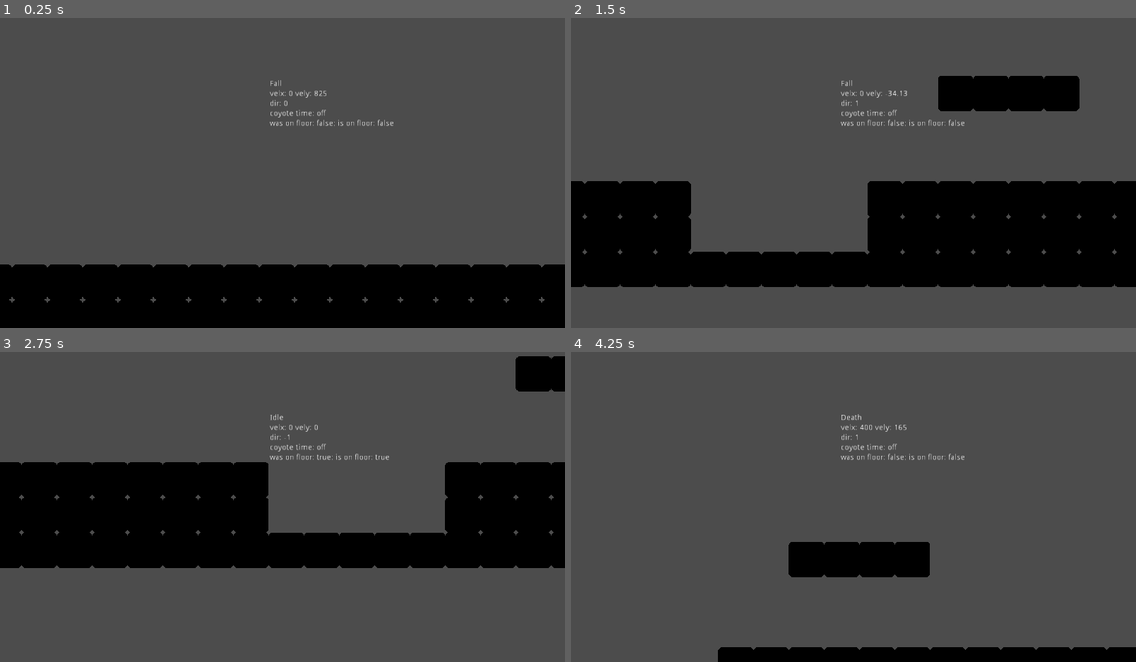
Above: before the commit, frames 1-4 (two rows, left to right).
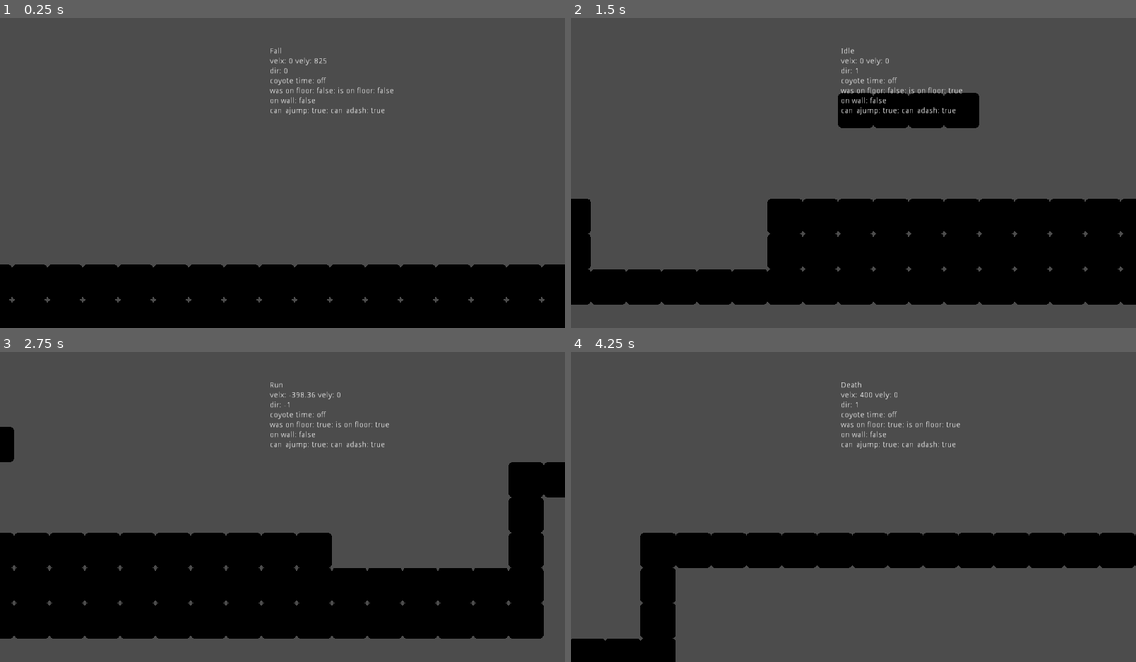
Above: after the commit, the same moments.

Repository: azylazide/godot-player-statemachine
Game: Godot game, scene res://fsm/fsm.tscn
Same seed, same stepped clock (60 frames per second), same inputs: the game is played once before the commit and once after it. The engine's default icon, where the game draws it, is replaced by a stand-in: a white triangle on a blue panel in a dark square.
Inputs:
- Up to frame 1 (0.25 s): no input
- Up to frame 2 (1.5 s): hold X (dash) 0.53-1.28 s; hold Right (right) from 0.53 s (still down); tap Up (jump) at 0.77, 0.8, 1.07, 1.35 s
- Up to frame 3 (2.75 s): tap Up (jump) at 1.52, 1.82, 2.3 s; tap X (dash) at 1.55 s; release Right (right) at 2.03 s; hold Left (left) from 2.03 s (still down); hold X (dash) from 2.03 s (still down)
- Up to frame 4 (4.25 s): release Left (left) at 2.78 s; release X (dash) at 2.78 s; hold Right (right) from 2.78 s (still down); tap X (dash) at 2.85 s; tap Up (jump) at 3.02, 3.32 s; hold Up (jump) from 3.53 s (still down); tap Escape (debug_esc) at 4.15 s

The runs differ from the first frame. In frame 1, 0.7% of the frame differs, in the area x 47-70%, y 9-35%; in frame 2, 23%; in frame 3, 41%, in the area x 0-100%, y 1-93%; in frame 4, 16%.

Commit message:
added wall checks added double jump

Diff:
--- a/fsm/fsm.tscn
+++ b/fsm/fsm.tscn
@@ -90,9 +90,6 @@
 
 [node name="world" type="Node"]
 
-[node name="player" parent="." instance=ExtResource( 1 )]
-position = Vector2( 234, 51 )
-
 [node name="TileMap" type="TileMap" parent="."]
 tile_set = SubResource( 1 )
 collision_mask = 2
@@ -106,6 +103,9 @@
 [node name="CollisionShape2D" type="CollisionShape2D" parent="StaticBody2D"]
 shape = SubResource( 3 )
 
+[node name="player" parent="." instance=ExtResource( 1 )]
+position = Vector2( 234, 51 )
+
 [node name="AnimationPlayer" type="AnimationPlayer" parent="."]
 autoplay = "moving_platform"
 playback_process_mode = 0
--- a/fsm/player/AirDash.gd
+++ b/fsm/player/AirDash.gd
@@ -20,6 +20,7 @@
 func state_physics(_delta: float) -> void:
 	player.apply_movement()
 	player.after_grounded()
+	player.wall_collision()
 
 	if timer.is_stopped():
 		if player.on_floor:
--- a/fsm/player/Fall.gd
+++ b/fsm/player/Fall.gd
@@ -15,3 +15,11 @@
 
 	if player.on_floor:
 		state_machine.switch_states("Idle")
+
+func state_input(_event: InputEvent) -> void:
+	.state_input(_event)
+
+	if _event.is_action_pressed("jump") and player.can_ajump:
+		player.can_ajump = false
+		player.jump_bufferer.stop()
+		state_machine.switch_states("Jump")
--- a/fsm/player/GroundDash.gd
+++ b/fsm/player/GroundDash.gd
@@ -27,6 +27,7 @@
 		player.velocity.y = 0.0
 	player.apply_movement()
 	player.after_grounded()
+	player.wall_collision()
 
 	#shorter coyote time
 	if not player.on_floor and player.was_on_floor:
--- a/fsm/player/OnAir.gd
+++ b/fsm/player/OnAir.gd
@@ -16,5 +16,7 @@
 			state_machine.switch_states("ADash")
 
 	if _event.is_action_pressed("jump"):
-		player.jump_bufferer.start()
+		if player.velocity.y > 0:
+			player.jump_bufferer.start()
+
 		pass
--- a/fsm/player/OnGround.gd
+++ b/fsm/player/OnGround.gd
@@ -5,6 +5,7 @@
 func enter(_prev_info:={}) -> void:
 	#reset air dash bool when on ground
 	player.can_adash = true
+	player.can_ajump = true
 
 func state_input(_event: InputEvent) -> void:
 	if _event.is_action_pressed("jump"):
--- /dev/null
+++ b/fsm/player/OnWall.gd
@@ -0,0 +1,5 @@
+extends State
+
+
+func _ready() -> void:
+	pass
--- a/fsm/player/Statemachine.gd
+++ b/fsm/player/Statemachine.gd
@@ -11,6 +11,8 @@
 	owner.get_node("VBoxContainer/Label3").text = "dir: " + str(owner.get_direction())
 	owner.get_node("VBoxContainer/Label4").text = "coyote time: " + ("off" if owner.coyote_timer.is_stopped() else "on")
 	owner.get_node("VBoxContainer/Label5").text = "was on floor: " + ("true" if owner.was_on_floor else "false") + "; is on floor: " + ("true" if owner.on_floor else "false")
+	owner.get_node("VBoxContainer/Label6").text = "on wall: " + ("true" if owner.on_wall else "false")
+	owner.get_node("VBoxContainer/Label7").text = "can_ajump: " + ("true" if owner.can_ajump else "false") + "; can_adash: " + ("true" if owner.can_adash else "false")
 	._process(_delta)
 	pass
 
--- /dev/null
+++ b/fsm/player/WallCling.gd
@@ -0,0 +1,5 @@
+extends State
+
+
+func _ready() -> void:
+	pass
--- a/fsm/player/player.gd
+++ b/fsm/player/player.gd
@@ -26,6 +26,7 @@
 var fall_grav: float
 var on_floor: bool
 var was_on_floor: bool
+var on_wall: bool
 
 onready var dash_cooldown:= $DashCooldown
 
@@ -36,6 +37,8 @@
 var can_ajump:= true
 
 onready var jump_bufferer:= $JumpBufferTime
+
+var can_wcling:= false
 
 func _ready() -> void:
 	#calculate gravity constant
@@ -50,6 +53,7 @@
 	#initialize values
 	on_floor = is_on_floor()
 	was_on_floor = is_on_floor()
+	on_wall = false
 	face_direction = 1.0
 
 	dash_cooldown.wait_time = DASH_COOLDOWN_TIME
@@ -102,8 +106,15 @@
 	on_floor = floor_check()
 	pass
 
+func wall_collision() -> void:
+	on_wall = wall_check()
+
 func floor_check() -> bool:
 	return is_on_floor() or not coyote_timer.is_stopped()
+
+func wall_check() -> bool:
+	#change to raycast to check type of wall
+	return is_on_wall()
 
 func _reset_coyote_time() -> void:
 	coyote_timer.wait_time = COYOTE_TIME
@@ -124,4 +135,4 @@
 #debug
 func _unhandled_input(event: InputEvent) -> void:
 	if event.is_action_pressed("debug_esc"):
-		$MovementSM.switch_states("Death")
+		$MainSM.switch_states("Death")
--- a/fsm/player/player.tscn
+++ b/fsm/player/player.tscn
@@ -12,6 +12,8 @@
 [ext_resource path="res://fsm/player/GroundDash.gd" type="Script" id=10]
 [ext_resource path="res://fsm/player/AirDash.gd" type="Script" id=11]
 [ext_resource path="res://fsm/player/Death.gd" type="Script" id=12]
+[ext_resource path="res://fsm/player/OnWall.gd" type="Script" id=13]
+[ext_resource path="res://fsm/player/WallCling.gd" type="Script" id=14]
 
 [sub_resource type="RectangleShape2D" id=1]
 extents = Vector2( 25, 60 )
@@ -24,45 +26,51 @@
 position = Vector2( 0, -60 )
 shape = SubResource( 1 )
 
-[node name="MovementSM" type="Node" parent="."]
+[node name="MainSM" type="Node" parent="."]
 script = ExtResource( 1 )
 state_group = "PlayerStates"
 init_state = NodePath("MovementStates/OnGround/Idle")
 
-[node name="MovementStates" type="Node" parent="MovementSM"]
+[node name="MovementStates" type="Node" parent="MainSM"]
 script = ExtResource( 9 )
 
-[node name="OnGround" type="Node" parent="MovementSM/MovementStates"]
+[node name="OnGround" type="Node" parent="MainSM/MovementStates"]
 script = ExtResource( 2 )
 
-[node name="Idle" type="Node" parent="MovementSM/MovementStates/OnGround" groups=["PlayerStates"]]
+[node name="Idle" type="Node" parent="MainSM/MovementStates/OnGround" groups=["PlayerStates"]]
 script = ExtResource( 3 )
 
-[node name="Run" type="Node" parent="MovementSM/MovementStates/OnGround" groups=["PlayerStates"]]
+[node name="Run" type="Node" parent="MainSM/MovementStates/OnGround" groups=["PlayerStates"]]
 script = ExtResource( 5 )
 
-[node name="GDash" type="Node" parent="MovementSM/MovementStates/OnGround" groups=["PlayerStates"]]
+[node name="GDash" type="Node" parent="MainSM/MovementStates/OnGround" groups=["PlayerStates"]]
 script = ExtResource( 10 )
 
-[node name="Timer" type="Timer" parent="MovementSM/MovementStates/OnGround/GDash"]
+[node name="Timer" type="Timer" parent="MainSM/MovementStates/OnGround/GDash"]
 one_shot = true
 
-[node name="OnAir" type="Node" parent="MovementSM/MovementStates"]
+[node name="OnAir" type="Node" parent="MainSM/MovementStates"]
 script = ExtResource( 4 )
 
-[node name="Jump" type="Node" parent="MovementSM/MovementStates/OnAir" groups=["PlayerStates"]]
+[node name="Jump" type="Node" parent="MainSM/MovementStates/OnAir" groups=["PlayerStates"]]
 script = ExtResource( 7 )
 
-[node name="Fall" type="Node" parent="MovementSM/MovementStates/OnAir" groups=["PlayerStates"]]
+[node name="Fall" type="Node" parent="MainSM/MovementStates/OnAir" groups=["PlayerStates"]]
 script = ExtResource( 8 )
 
-[node name="ADash" type="Node" parent="MovementSM/MovementStates/OnAir" groups=["PlayerStates"]]
+[node name="ADash" type="Node" parent="MainSM/MovementStates/OnAir" groups=["PlayerStates"]]
 script = ExtResource( 11 )
 
-[node name="Timer" type="Timer" parent="MovementSM/MovementStates/OnAir/ADash"]
+[node name="Timer" type="Timer" parent="MainSM/MovementStates/OnAir/ADash"]
 one_shot = true
 
-[node name="Death" type="Node" parent="MovementSM" groups=["PlayerStates"]]
+[node name="OnWall" type="Node" parent="MainSM/MovementStates"]
+script = ExtResource( 13 )
+
+[node name="WallCling" type="Node" parent="MainSM/MovementStates/OnWall"]
+script = ExtResource( 14 )
+
+[node name="Death" type="Node" parent="MainSM" groups=["PlayerStates"]]
 script = ExtResource( 12 )
 
 [node name="Camera2D" type="Camera2D" parent="."]
@@ -71,9 +79,9 @@
 
 [node name="VBoxContainer" type="VBoxContainer" parent="."]
 margin_left = -23.0
-margin_top = -215.0
+margin_top = -274.0
 margin_right = 62.0
-margin_bottom = -147.0
+margin_bottom = -152.0
 alignment = 1
 __meta__ = {
 "_edit_use_anchors_": false
@@ -114,6 +122,18 @@
 margin_bottom = 86.0
 text = "null"
 
+[node name="Label6" type="Label" parent="VBoxContainer"]
+margin_top = 90.0
+margin_right = 85.0
+margin_bottom = 104.0
+text = "null"
+
+[node name="Label7" type="Label" parent="VBoxContainer"]
+margin_top = 108.0
+margin_right = 85.0
+margin_bottom = 122.0
+text = "null"
+
 [node name="RayCast2D" type="RayCast2D" parent="."]
 cast_to = Vector2( 0, 2 )
 
--- a/fsm/player/player_state.gd
+++ b/fsm/player/player_state.gd
@@ -16,6 +16,7 @@
 	player.prior_grounded()
 	player.apply_movement()
 	player.after_grounded()
+	player.wall_collision()
 	pass
 
 #
Not shown: 1 places in fsm/player/player.tscn that only renumber resources
